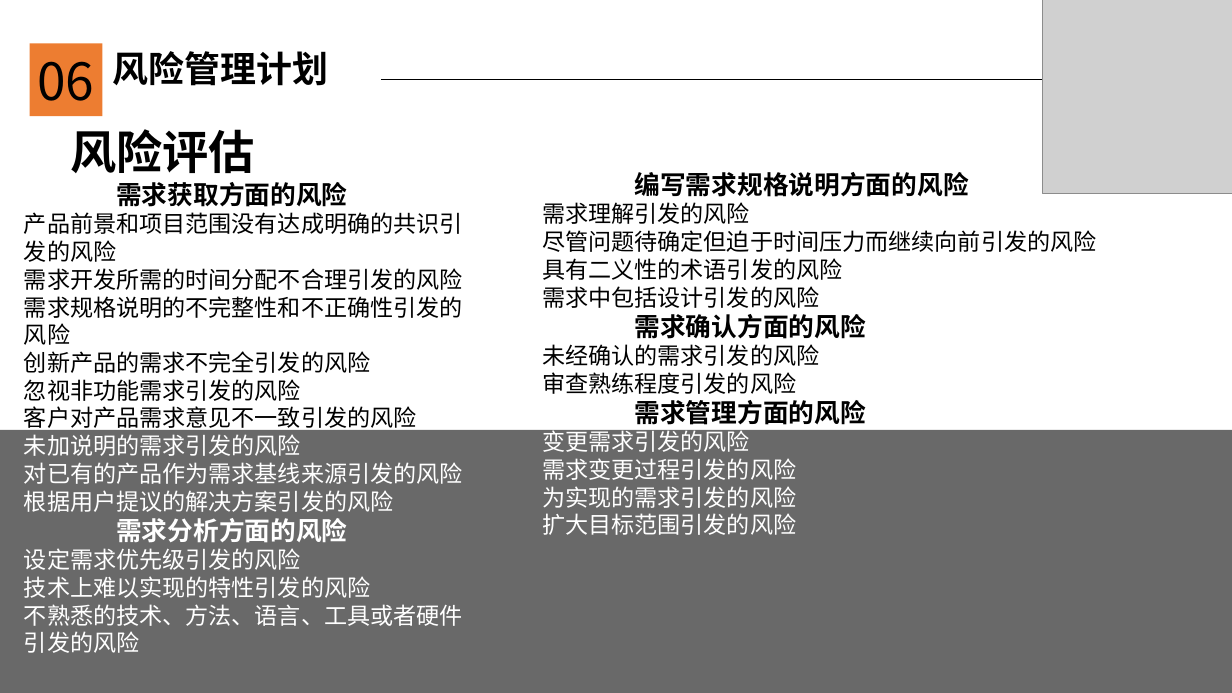
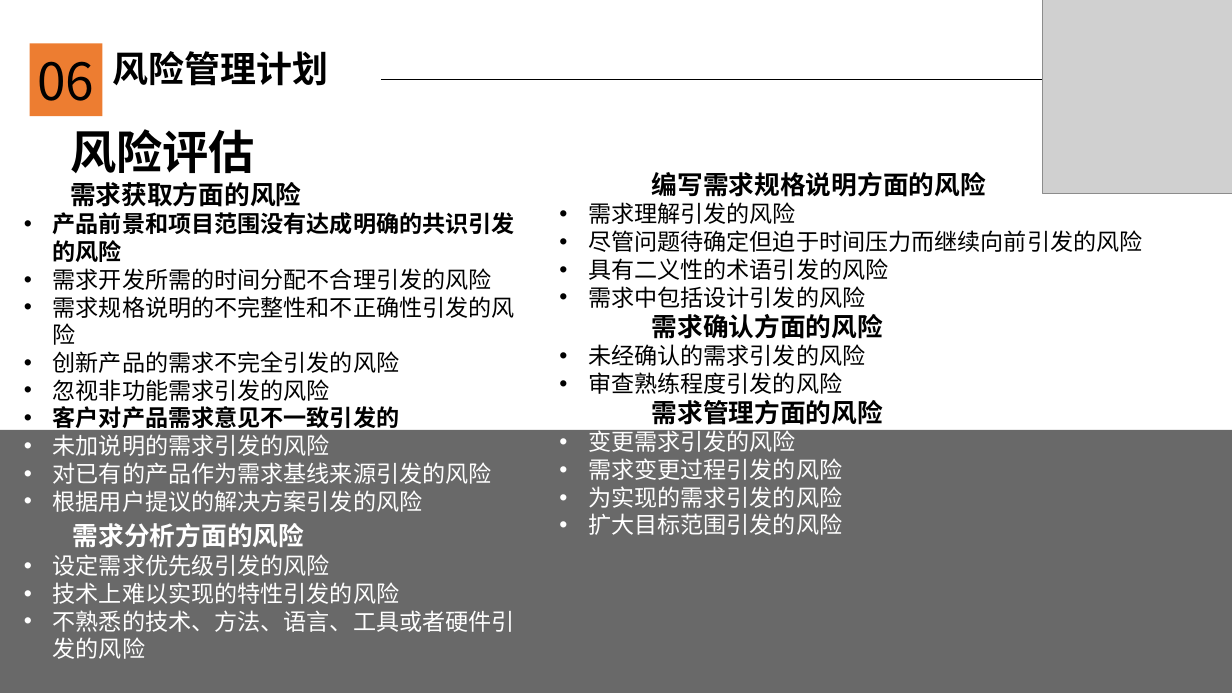
Before and after one commit to JanHonan/store, a slide deck: slide 10 of G2/软件工程系列课程教学辅助网站/非受控文档/陈金润/PRD-G2-需求工程计划ppt.pptx. Drawn at 1232x693 pixels with LibreOffice and Linux fonts; fonts in the diff are those of the drawing; grey boxes stand for pictures; background and template pictures are left out. Boxes give left, top, right and bottom in pixels: in the first picture for what was removed or moved away, otherwise in the second. Text is boxed around its words. In the diff, an @@ line names an element or a change of style, - is before the commit and + after.

Commit message:
简浩男2017-11-2 修改需求工程计划ppt

```diff
--- a/G2/软件工程系列课程教学辅助网站/非受控文档/陈金润/PRD-G2-需求工程计划ppt.pptx
+++ b/G2/软件工程系列课程教学辅助网站/非受控文档/陈金润/PRD-G2-需求工程计划ppt.pptx
@@ text "编写需求规格说明方面的风险": place and size @@
-text "编写需求规格说明方面的风险" at bbox=[542, 172, 1096, 535]
+text "编写需求规格说明方面的风险" at bbox=[588, 172, 1142, 535]
@@ text at bbox=[53, 182, 515, 659]: bold on in "产品前景和项目范围没有达成明确的共识引发的风险", "客户对产品需求意见不一致引发的风险"; text colour #000000 to #FFFFFF in "客户对产品需求意见不一致引发的风险"; list level 3 to 2 in "需求获取方面的风险"; bullet none to •; list level 3 to 1 in "需求分析方面的风险" @@
@@ text at bbox=[588, 202, 1142, 535]: bullet none to • @@
```
Also in this commit, not shown: 5 other slides changed, 3 slides added.
